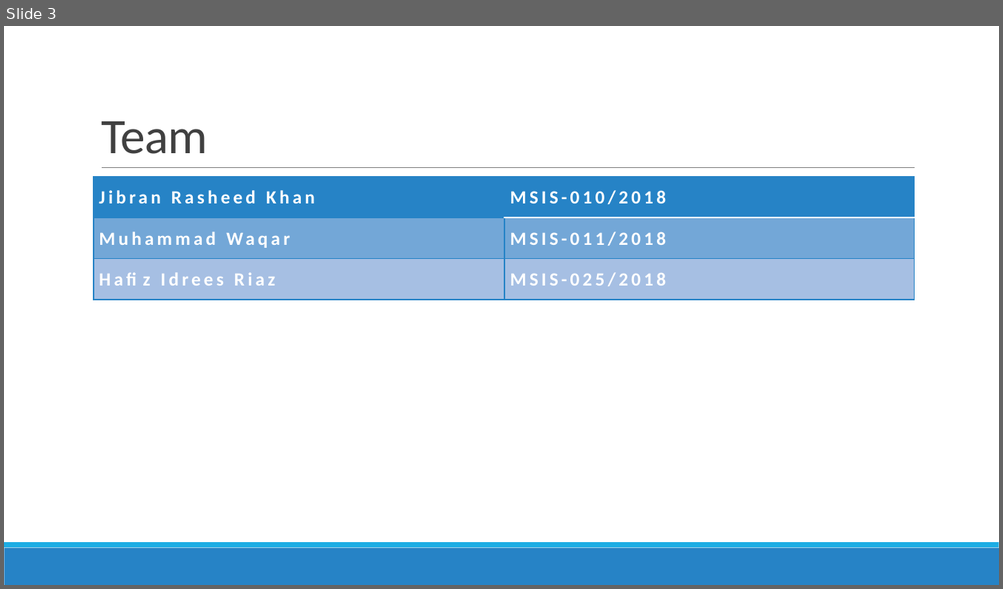
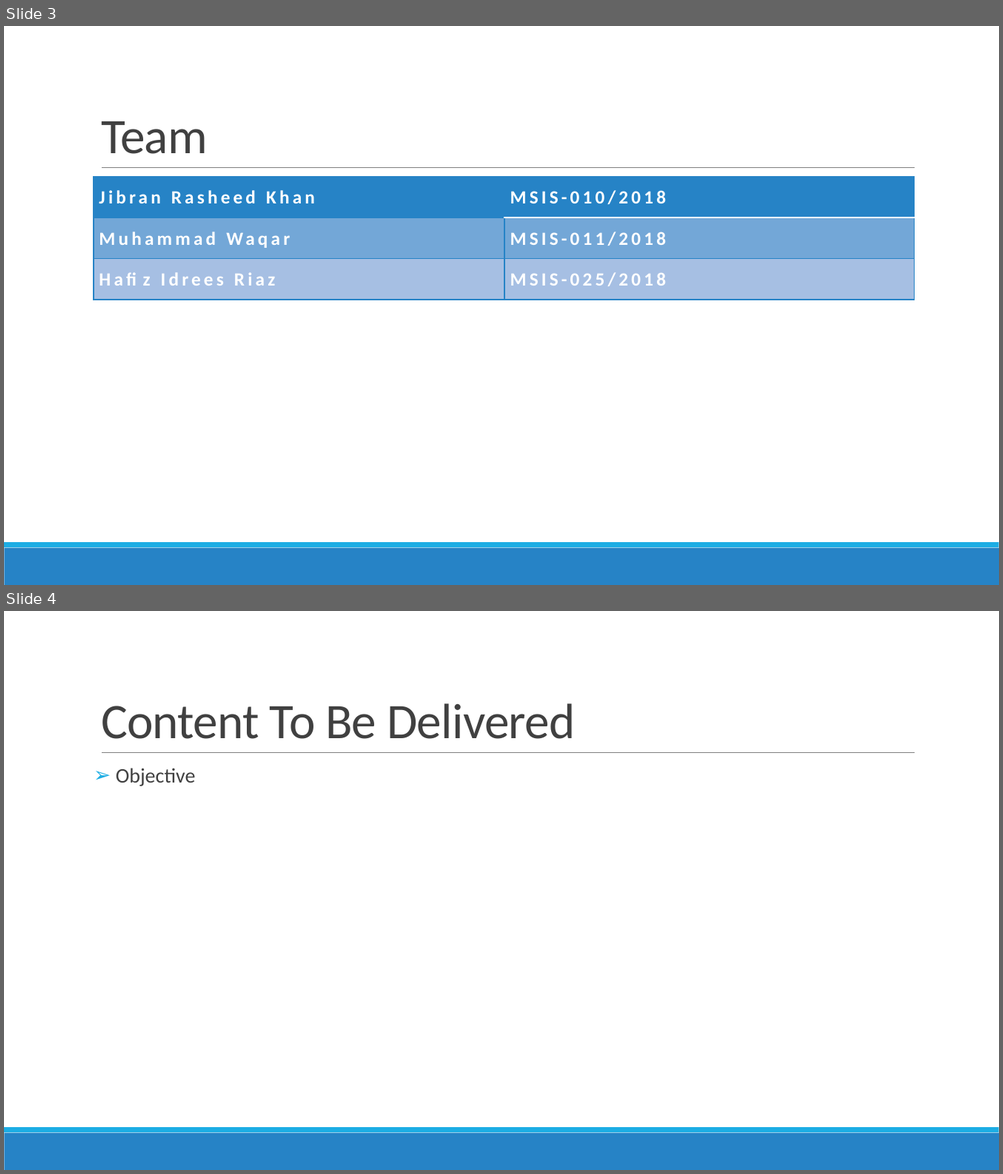
Before and after one commit to DistributedSystems-Fall2018-NEDUET/project-dist_sys, a slide deck: Project Interim Submission/Generic DS Framework.pptx. Shown one above the other, each under a label of ours: slide 3 before the commit, slides 3 and 4 after it. The pictures are 1003x589 and 1003x1174 pixels, drawn with LibreOffice and Linux fonts; fonts in the diff are those of the drawing. Boxes give left, top, right and bottom in pixels: in the first picture for what was removed or moved away, otherwise in the second. Text is boxed around its words. In the diff, an @@ line names an element or a change of style, - is before the commit and + after.

Commit message:
Title added + Content Slide Added + Objective has been finalized

```diff
--- a/Project Interim Submission/Generic DS Framework.pptx
+++ b/Project Interim Submission/Generic DS Framework.pptx
@@ slide 4 added at (4, 611, 999, 1170), background #FFFFFF; not listed: 3 template elements that a slide beside it also shows @@
@@ title added at (101, 703, 575, 739), 48 pt, text #404040 @@
+Content To Be Delivered
@@ text added at (116, 768, 196, 786), 20 pt, text #404040 @@
+➢ Objective
```
Also in this commit, not shown: 1 slide changed, 1 other slide added, 1 slide removed.
